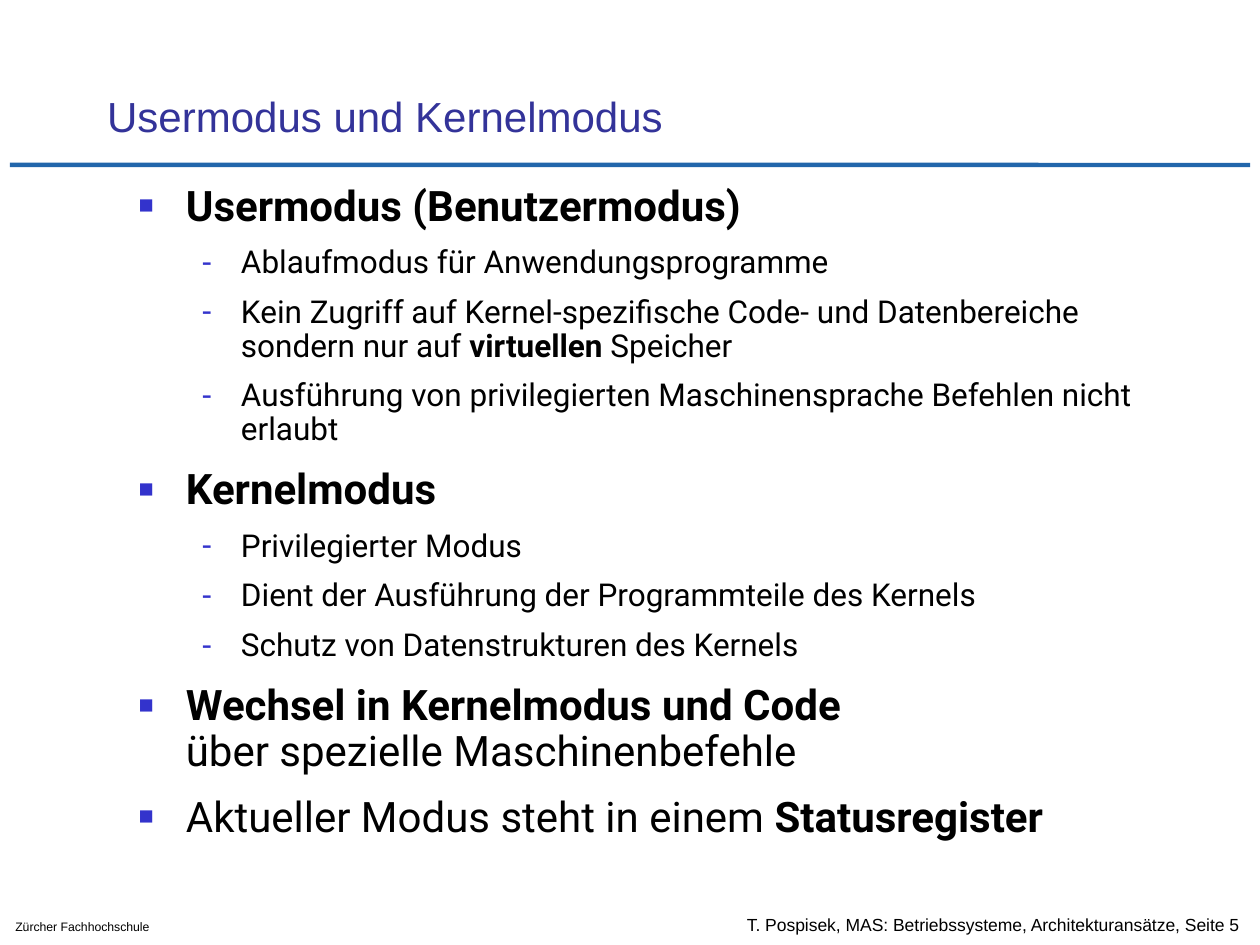
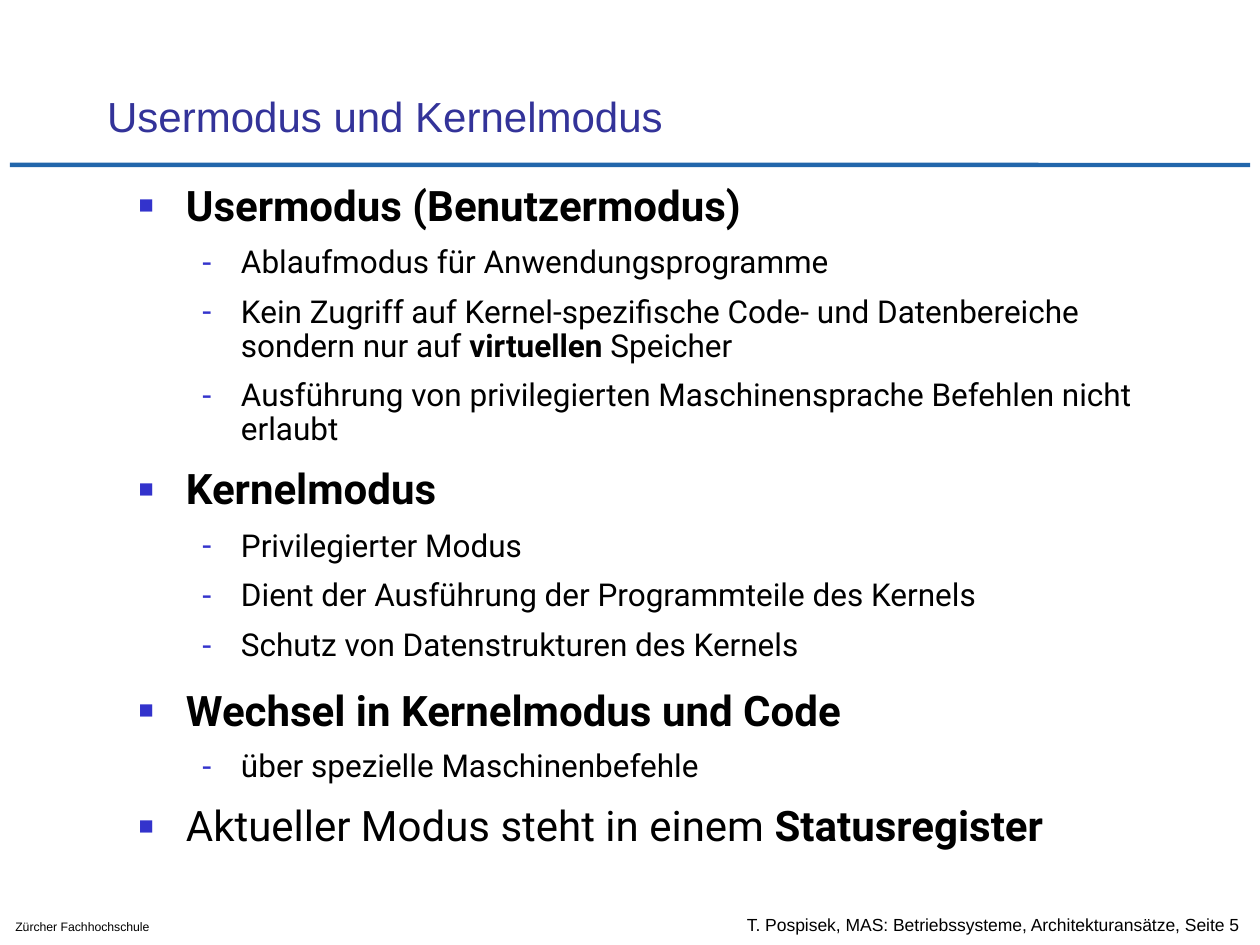
Before and after one commit to tpo/betriebssysteme, a slide deck: slide 5 of 02-2_Architekturansätze.odp. Drawn at 1260x945 pixels with LibreOffice and Linux fonts; fonts in the diff are those of the drawing; background and template pictures are left out. Boxes give left, top, right and bottom in pixels: in the first picture for what was removed or moved away, otherwise in the second. Text is boxed around its words. In the diff, an @@ line names an element or a change of style, - is before the commit and + after.

```diff
--- a/02-2_Architekturansätze.odp
+++ b/02-2_Architekturansätze.odp
@@ text at <box>186,694,841,784</box>: text changed; size 24 to 18 pt @@
-■ Wechsel in Kernelmodus und Code
-  über spezielle Maschinenbefehle
+■ Wechsel in Kernelmodus und Code
+  – über spezielle Maschinenbefehle
```
Also in this commit, not shown: 5 other slides changed, 1 slide removed, 1 other file.
